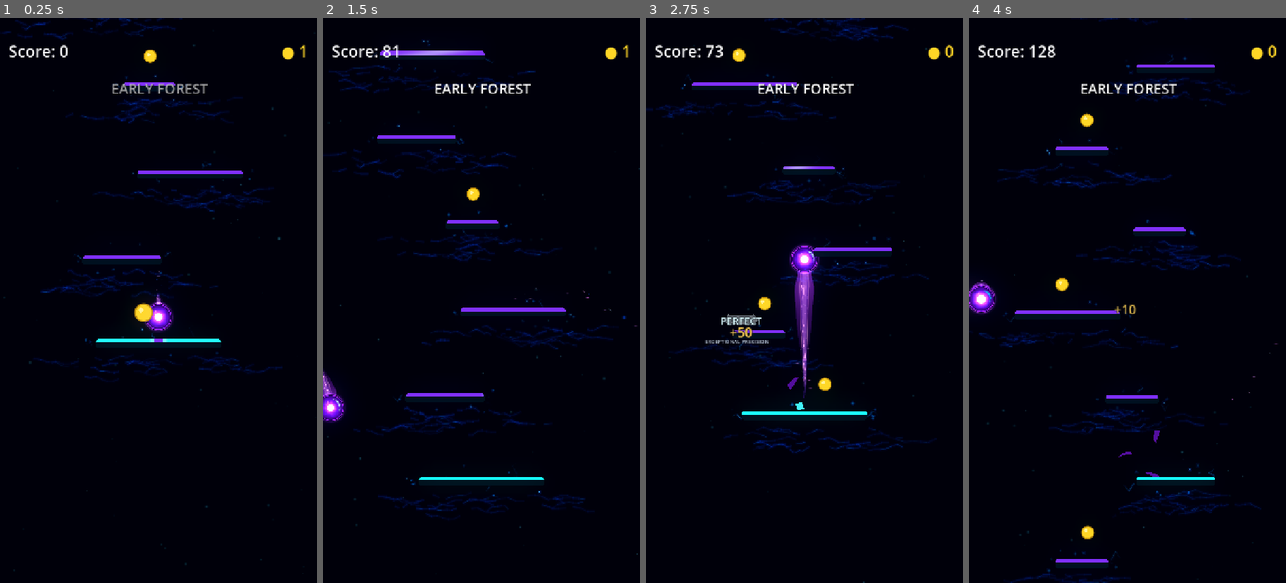
Above: before the commit, frames 1-4 (left to right).
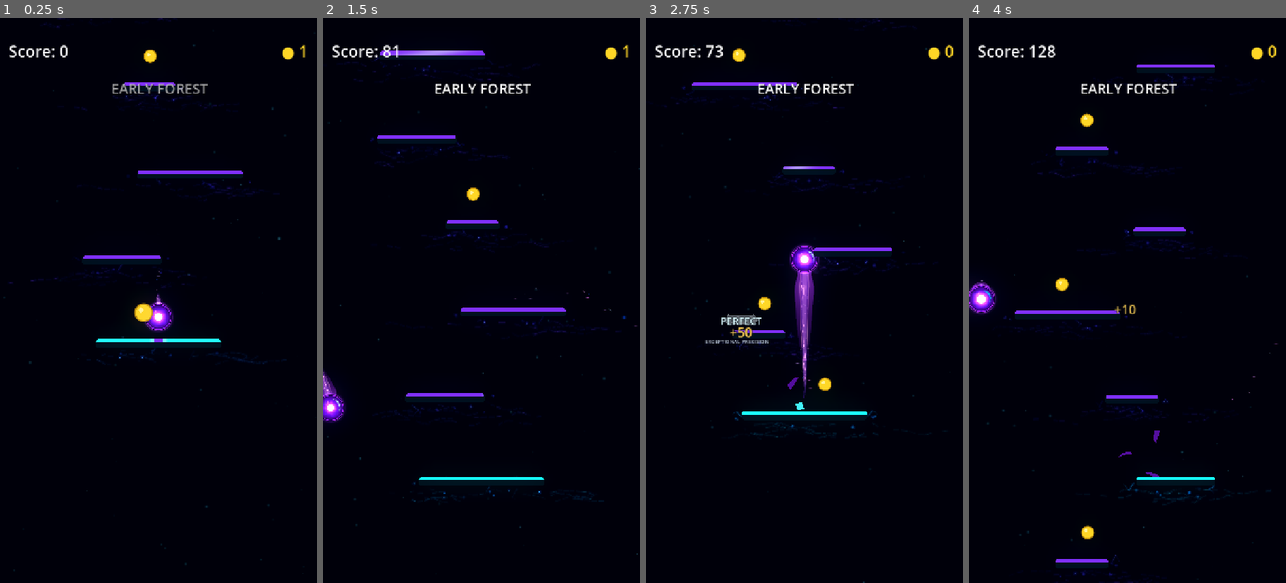
Above: after the commit, the same moments.

Repository: Kryodo/TowerJump
Game: Godot game, scene res://scenes/main.tscn
The game is run twice, just before and just after one commit, with the same random seed, the same clock (stepped at 60 frames per second) and the same inputs.
Inputs (mouse positions are in pixels of both pictures, inside the frame that each line leads up to):
- Up to frame 1 (0.25 s): no input
- Up to frame 2 (1.5 s): move the mouse to (551, 272) at 0.52 s; hold Right (ui_right) 0.53-1.25 s; click (551, 272) at 0.67 s; drag from (418, 328) to (471, 193) at 1.27 s
- Up to frame 3 (2.75 s): click "Nochmal spielen" at 2 s
- Up to frame 4 (4 s): move the mouse to (1159, 176) at 2.77 s; hold Right (ui_right) 2.78-3.5 s; drag from (1111, 413) to (1060, 193) at 3.52 s

The runs differ from the first frame. In frame 1, 1.8% of the frame differs, in the area x 0-91%, y 0-65%; in frame 2, 2.3%; in frame 3, 2.2%; in frame 4, 2.5%, in the area x 3-96%, y 0-100%.

Commit message:
Shape resonance into a platform-driven undercurrent

Diff:
--- a/scripts/platform_resonance_field.gd
+++ b/scripts/platform_resonance_field.gd
@@ -9,8 +9,8 @@
 
 const PLATFORM_TYPE_NORMAL: int = 0
 const CLOUD_SHADER := preload("res://scenes/platform_resonance_cloud.gdshader")
-const DIFFUSE_FLOW_COUNT: int = 18
-const DIFFUSE_FLOW_SEGMENTS: int = 6
+const DIFFUSE_FLOW_COUNT: int = 13
+const DIFFUSE_FLOW_SEGMENTS: int = 7
 
 const CLOUD_MARGIN_X: float = 86.0
 const CLOUD_MARGIN_Y: float = 90.0
@@ -181,74 +181,128 @@
 
 
 func _draw_diffuse_undercurrent(half_width: float, half_height: float) -> void:
-	# These are short, partially disconnected wisps drawn via the CanvasItem
-	# path already proven visible in-game. They are NOT continuous ribbons.
-	# Multiple glowing passes soften each irregular segment into the cloud.
-	var available_width: float = half_width * 2.0 + 110.0
+	# A small number of coherent, moving current packets run through the field
+	# immediately below the platform. Gaps, uneven brightness and shallow bends
+	# keep them organic without letting them read as continuous ribbons.
+	var available_width: float = half_width * 2.0 + 132.0
+	var tint: Color = _resonance_tint()
+
 	for strand in range(DIFFUSE_FLOW_COUNT):
 		var seed: float = _phase_offset * 0.37 + float(strand) * 29.17
-		var speed: float = 0.055 + _random01(seed + 0.6) * 0.055
-		var travel_phase: float = fposmod(_time * speed + _random01(seed + 1.2), 1.0)
-		var length: float = lerpf(42.0, 112.0, _random01(seed + 2.4))
+		var speed: float = 0.052 + _random01(seed + 0.6) * 0.050
+		var length: float = lerpf(52.0, 132.0, _random01(seed + 2.4))
+		var direction: float = -1.0 if _random01(seed + 7.3) < 0.32 else 1.0
+		var travel_phase: float = fposmod(
+			_time * speed * direction + _random01(seed + 1.2),
+			1.0
+		)
 		var start_x: float = (
 			fposmod(
 				_random01(seed + 3.1) * available_width + travel_phase * available_width,
 				available_width
-			) - half_width - 55.0
-		)
-		var lane: float = lerpf(18.0, 70.0, _random01(seed + 4.3))
+			) - half_width - 66.0
+		)
+
+		# Most energy sits close to the underside; only a few threads trail deeper.
+		var lane: float = lerpf(11.0, 48.0, pow(_random01(seed + 4.3), 1.35))
 		var phase: float = seed * 0.071
-		var life_pulse: float = 0.56 + 0.44 * absf(
-			sin(_time * (0.55 + _random01(seed + 5.1) * 0.45) + phase)
-		)
-		var strength: float = life_pulse * lerpf(0.48, 1.0, _random01(seed + 6.2))
-		var direction: float = -1.0 if _random01(seed + 7.3) < 0.5 else 1.0
+		var life_pulse: float = 0.62 + 0.38 * absf(
+			sin(_time * (0.7 + _random01(seed + 5.1) * 0.55) + phase)
+		)
+		var strength: float = life_pulse * lerpf(0.52, 1.0, _random01(seed + 6.2))
 		var previous_point := Vector2.ZERO
 		var has_previous: bool = false
 
 		for segment in range(DIFFUSE_FLOW_SEGMENTS + 1):
 			var t: float = float(segment) / float(DIFFUSE_FLOW_SEGMENTS)
 			var x: float = start_x + length * t * direction
-			var slow_bend: float = sin(
-				t * TAU * 0.72 + _time * 0.36 + phase
-			) * 5.4
-			var secondary_bend: float = sin(
-				t * TAU * 1.85 - _time * 0.28 + phase * 1.7
-			) * 2.5
-			var fine_bend: float = sin(
-				t * TAU * 3.1 + _time * 0.49 + phase * 2.3
-			) * 1.0
-			var y: float = half_height + lane + slow_bend + secondary_bend + fine_bend
+			var broad_curl: float = sin(
+				t * TAU * 0.72 + _time * 0.39 * direction + phase
+			) * 5.0
+			var crossing_curl: float = sin(
+				t * TAU * 1.52 - _time * 0.27 + phase * 1.6
+			) * 2.4
+			var fine_drift: float = sin(
+				t * TAU * 2.7 + _time * 0.43 + phase * 2.1
+			) * 0.9
+			var y: float = half_height + lane + broad_curl + crossing_curl + fine_drift
 			var current_point := Vector2(x, y)
 
 			if has_previous:
 				var segment_seed: float = seed + float(segment) * 11.7
 				var gap_roll: float = _random01(segment_seed + 1.8)
-				# Leave occasional gaps and vary local strength so the path
-				# reads as a current breaking through haze, not a drawn line.
-				if gap_roll > 0.16:
-					var segment_strength: float = strength * lerpf(
-						0.38, 1.0, _random01(segment_seed + 2.6)
+				# Deliberate breaks interrupt the strand, while the bright portions
+				# travel in packets instead of lighting every segment equally.
+				if gap_roll > 0.28:
+					var packet: float = 0.45 + 0.55 * absf(
+						sin(_time * 1.35 - t * TAU + phase)
 					)
-					var glow_color := Color(0.035, 0.10, 1.15, 0.075 * segment_strength)
-					var flow_color := Color(0.045, 0.30, 1.90, 0.20 * segment_strength)
-					draw_line(previous_point, current_point, glow_color, 8.0, true)
-					draw_line(previous_point, current_point, flow_color, 3.0, true)
-
-					# Only occasional short core accents; they never span the full
-					# strand, avoiding the continuous-line look of the proof pass.
-					if _random01(segment_seed + 3.5) > 0.76:
+					var segment_strength: float = strength * packet * lerpf(
+						0.36, 1.0, _random01(segment_seed + 2.6)
+					)
+					var draw_start: float = 0.07 + _random01(segment_seed + 4.0) * 0.12
+					var draw_end: float = 0.77 + _random01(segment_seed + 5.0) * 0.18
+					var segment_a: Vector2 = previous_point.lerp(current_point, draw_start)
+					var segment_b: Vector2 = previous_point.lerp(current_point, draw_end)
+
+					draw_line(
+						segment_a, segment_b,
+						Color(tint.r * 0.52, tint.g * 0.48 + 0.025, tint.b * 0.82 + 0.10, 0.048 * segment_strength),
+						7.0, true
+					)
+					draw_line(
+						segment_a, segment_b,
+						Color(tint.r * 0.92 + 0.015, tint.g * 0.88 + 0.06, tint.b * 1.02 + 0.08, 0.14 * segment_strength),
+						2.15, true
+					)
+
+					# Very rare inner glints hint at denser energy without outlining
+					# the stream or creating a row of uniform parallel lines.
+					if _random01(segment_seed + 3.5) > 0.83:
+						var accent_a: Vector2 = segment_a.lerp(segment_b, 0.22)
+						var accent_b: Vector2 = segment_a.lerp(segment_b, 0.76)
+						var accent_tint: Color = tint.lerp(
+							Color(0.82, 1.28, 2.35, 1.0),
+							_resonance_activation() * 0.38
+						)
 						draw_line(
-							previous_point.lerp(current_point, 0.15),
-							previous_point.lerp(current_point, 0.83),
-							Color(0.12, 0.62, 2.8, 0.23 * segment_strength),
-							1.15,
-							true
+							accent_a, accent_b,
+							Color(accent_tint.r, accent_tint.g, accent_tint.b, 0.18 * segment_strength),
+							0.95, true
 						)
 
 			previous_point = current_point
 			has_previous = true
 
+
+func _resonance_activation() -> float:
+	var activation: float = clampf(_approach_charge, 0.0, 1.0)
+	if _landing_wave_age >= 0.0:
+		var landing_pulse: float = clampf(
+			1.0 - _landing_wave_age / LANDING_WAVE_DURATION,
+			0.0,
+			1.0
+		) * _landing_wave_strength
+		activation = maxf(activation, landing_pulse)
+	return clampf(activation, 0.0, 1.0)
+
+
+func _resonance_tint() -> Color:
+	# Match the platform's purple idle signature, then move toward its cyan
+	# charge/landing energy so the field feels powered by the platform itself.
+	var activation: float = _resonance_activation()
+	var tint: Color = Color(0.52, 0.18, 1.42, 1.0).lerp(
+		Color(0.08, 0.90, 2.42, 1.0),
+		activation
+	)
+	if _landing_wave_age >= 0.0:
+		var landing_pulse: float = clampf(
+			1.0 - _landing_wave_age / LANDING_WAVE_DURATION,
+			0.0,
+			1.0
+		) * _landing_wave_strength
+		tint = tint.lerp(Color(0.82, 1.24, 2.30, 1.0), landing_pulse * 0.24)
+	return tint
 
 func _draw_edge_filaments(half_width: float, half_height: float) -> void:
 	# Short-lived filaments emerge from scattered perimeter points. They never
@@ -278,17 +332,19 @@
 	seed: float,
 	energy: float
 ) -> void:
-	var side_id: int = int(floor(_random01(seed + 1.1) * 4.0))
+	var side_roll: float = _random01(seed + 1.1)
+	var side_id: int = 1
+	if side_roll >= 0.70:
+		side_id = 2 if _random01(seed + 8.1) < 0.5 else 3
 	var along: float = _random01(seed + 2.3) * 2.0 - 1.0
+	if side_id >= 2:
+		# Side filaments only appear below the platform's midline.
+		along = lerpf(0.05, 1.0, _random01(seed + 2.7))
 	var origin := Vector2.ZERO
 	var normal := Vector2.ZERO
 	var tangent := Vector2.ZERO
 
 	match side_id:
-		0:
-			origin = Vector2(along * half_width, -half_height)
-			normal = Vector2(0.0, -1.0)
-			tangent = Vector2(1.0, 0.0)
 		1:
 			origin = Vector2(along * half_width, half_height)
 			normal = Vector2(0.0, 1.0)
@@ -323,6 +379,7 @@
 func _draw_tapered_filament(points: PackedVector2Array, energy: float, seed: float) -> void:
 	if points.size() < 2 or energy <= 0.01:
 		return
+	var tint: Color = _resonance_tint()
 	for index in range(1, points.size()):
 		var t: float = float(index) / float(points.size() - 1)
 		var taper: float = sin((t * 0.90 + 0.06) * PI) * 0.58 + 0.12
@@ -330,25 +387,25 @@
 		var strength: float = energy * taper * shimmer
 		draw_line(
 			points[index - 1], points[index],
-			Color(0.025, 0.28, 1.25, 0.24 * strength),
+			Color(tint.r * 0.30, tint.g * 0.38 + 0.035, tint.b * 0.82 + 0.12, 0.24 * strength),
 			5.0 if index < 3 else 3.2, true
 		)
 		draw_line(
 			points[index - 1], points[index],
-			Color(0.045, 0.72, 2.05, 0.42 * strength),
+			Color(tint.r * 0.70 + 0.02, tint.g * 0.78 + 0.10, tint.b * 1.02 + 0.12, 0.42 * strength),
 			1.65 if index < 3 else 1.0, true
 		)
 		if index == 2 and energy > 0.25:
 			draw_line(
 				points[index - 1], points[index],
-				Color(0.62, 1.25, 2.7, 0.42 * strength),
+				Color(tint.r * 0.32 + 0.34, tint.g * 0.30 + 0.72, tint.b * 0.42 + 1.48, 0.42 * strength),
 				0.70, true
 			)
 
 
 func _draw_edge_fragments(half_width: float, half_height: float) -> void:
-	# Fragments originate from four perimeter zones and drift into surrounding
-	# space along curved, seeded paths before dissolving. Sparse by design.
+	# Sparse fragments drift from the underside/lower corners and dissolve.
+	var tint: Color = _resonance_tint()
 	for index in range(FRAGMENT_COUNT):
 		var seed: float = _phase_offset * 5.7 + float(index) * 19.31
 		var speed: float = 0.12 + _random01(seed + 0.6) * 0.085
@@ -361,16 +418,17 @@
 		if alpha_envelope <= 0.015:
 			continue
 
-		var side_id: int = int(floor(_random01(local_seed + 1.7) * 4.0))
+		var side_roll: float = _random01(local_seed + 1.7)
+		var side_id: int = 1
+		if side_roll >= 0.70:
+			side_id = 2 if _random01(local_seed + 8.5) < 0.5 else 3
 		var along: float = _random01(local_seed + 2.9) * 2.0 - 1.0
+		if side_id >= 2:
+			along = lerpf(0.05, 1.0, _random01(local_seed + 3.4))
 		var origin := Vector2.ZERO
 		var outward := Vector2.ZERO
 		var tangent := Vector2.ZERO
 		match side_id:
-			0:
-				origin = Vector2(along * half_width, -half_height)
-				outward = Vector2(0.0, -1.0)
-				tangent = Vector2(1.0, 0.0)
 			1:
 				origin = Vector2(along * half_width, half_height)
 				outward = Vector2(0.0, 1.0)
@@ -400,11 +458,11 @@
 		)
 		draw_line(
 			trail_start, position_now,
-			Color(0.035, 0.36, 1.35, alpha * 0.16), 0.85, true
-		)
-		draw_circle(position_now, radius * 4.2, Color(0.025, 0.24, 1.2, alpha * 0.28))
-		draw_circle(position_now, radius * 2.1, Color(0.045, 0.72, 2.0, alpha * 0.52))
-		draw_circle(position_now, radius * 0.78, Color(0.64, 1.28, 2.65, alpha * 0.72))
+			Color(tint.r * 0.35, tint.g * 0.42 + 0.025, tint.b * 0.82 + 0.10, alpha * 0.16), 0.85, true
+		)
+		draw_circle(position_now, radius * 4.2, Color(tint.r * 0.28, tint.g * 0.35 + 0.02, tint.b * 0.76 + 0.10, alpha * 0.28))
+		draw_circle(position_now, radius * 2.1, Color(tint.r * 0.58 + 0.01, tint.g * 0.72 + 0.08, tint.b * 0.98 + 0.12, alpha * 0.52))
+		draw_circle(position_now, radius * 0.78, Color(tint.r * 0.35 + 0.38, tint.g * 0.35 + 0.78, tint.b * 0.35 + 1.35, alpha * 0.72))
 
 
 func _random01(value: float) -> float:
